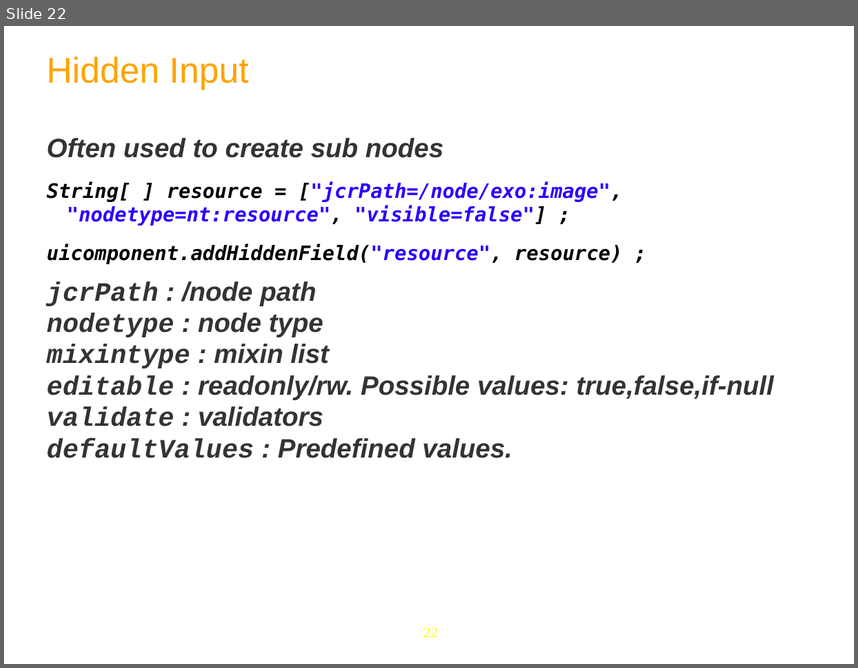
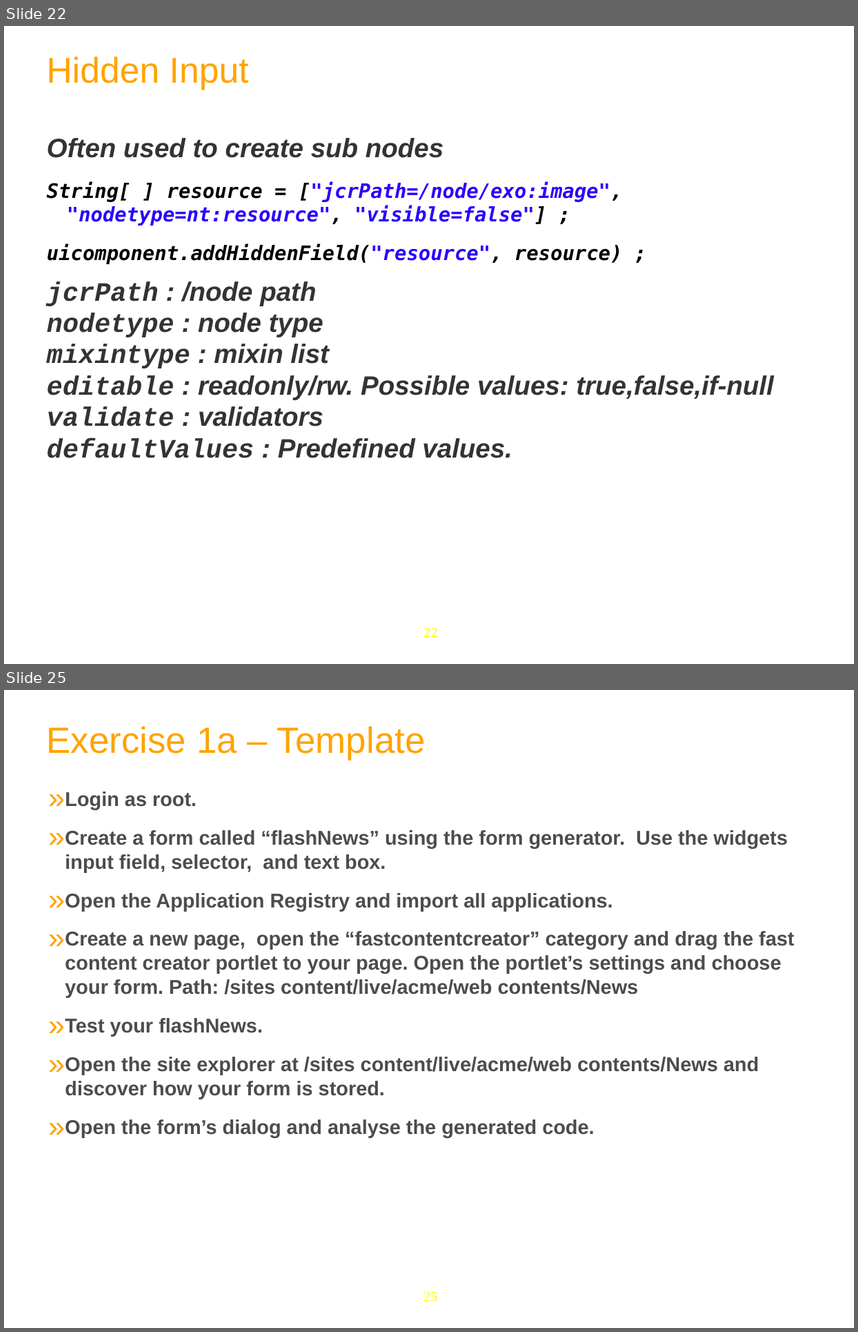
Before and after one commit to anhvurz90/training, a slide deck: exo-developer/460-dms/slides/460-DMS-XDev-en.ppt. Shown one above the other, each under a label of ours: slide 22 before the commit, slides 22 and 25 after it; the slides between them are not shown. The pictures are 858x668 and 858x1332 pixels, drawn with LibreOffice and Linux fonts; fonts in the diff are those of the drawing; background and template pictures are left out. Boxes give left, top, right and bottom in pixels: in the first picture for what was removed or moved away, otherwise in the second. Text is boxed around its words. In the diff, an @@ line names an element or a change of style, - is before the commit and + after.

Commit message:
Exercises for DMS for developers

```diff
--- a/exo-developer/460-dms/slides/460-DMS-XDev-en.ppt
+++ b/exo-developer/460-dms/slides/460-DMS-XDev-en.ppt
@@ slide 25 added at [4,690,854,1328], background #FFFFFF; not listed: 1 template element that a slide beside it also shows @@
@@ text added at [46,726,426,760], 44 pt, text #FFA300 @@
+Exercise 1a – Template
@@ text added at [65,791,794,1138], 24 pt, text #4C4C4C, bold @@
+» Login as root.
+» Create a form called “flashNews” using the form generator. Use the widgets input field, selector, and text box.
+» Open the Application Registry and import all applications.
+» Create a new page, open the “fastcontentcreator” category and drag the fast content creator portlet to your page. Open the portlet’s settings and choose your form. Path: /sites content/live/acme/web contents/News
+» Test your flashNews.
+» Open the site explorer at /sites content/live/acme/web contents/News and discover how your form is stored.
+» Open the form’s dialog and analyse the generated code.
```
Also in this commit, not shown: 24 slides changed, 3 other slides added, 1 slide removed, 10 other files.
